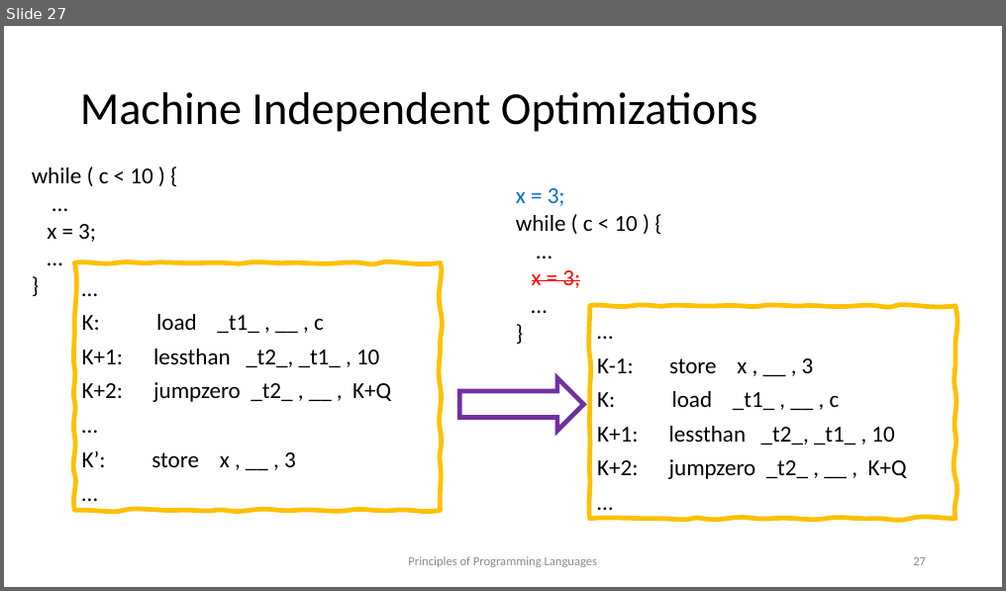
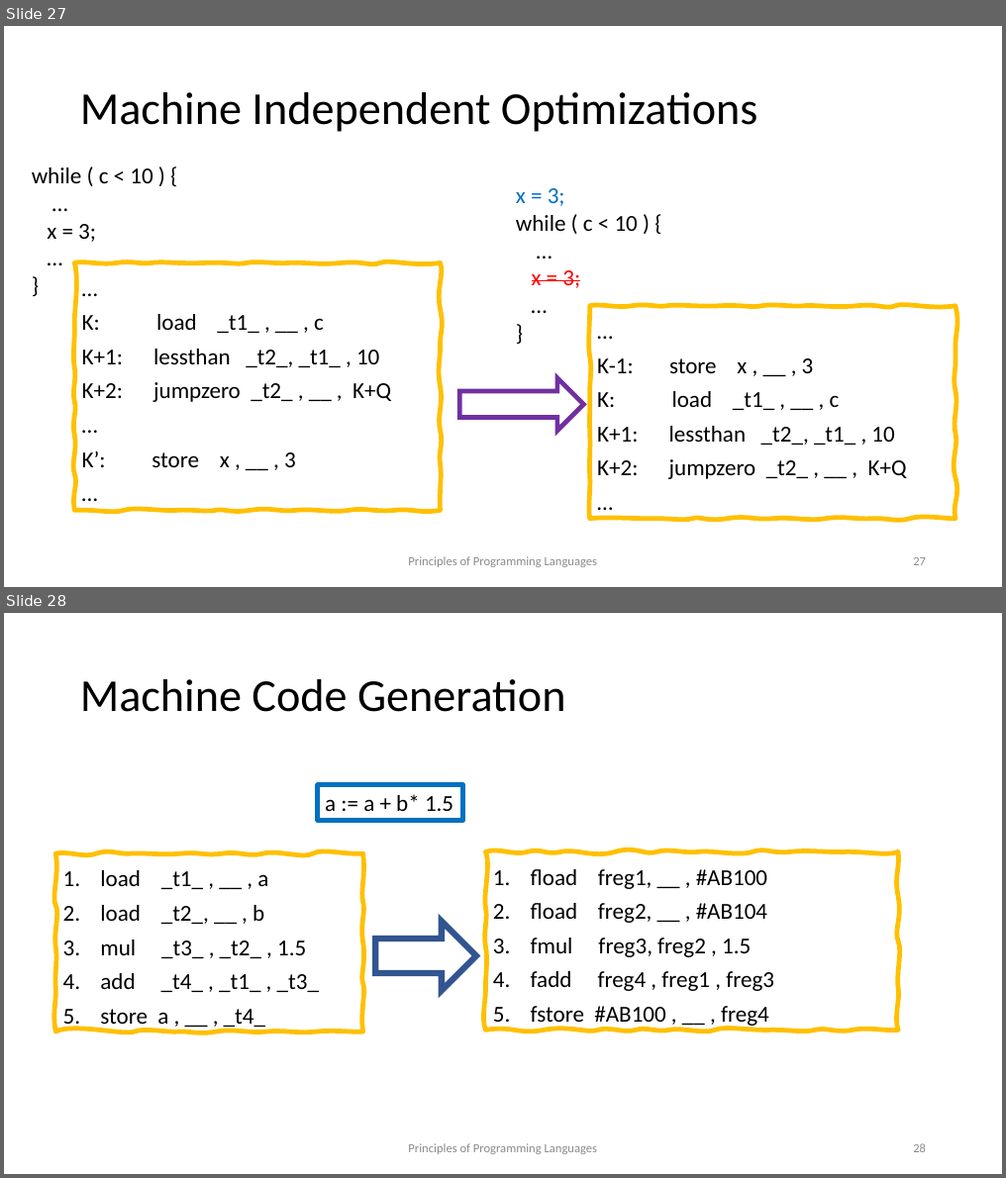
Before and after one commit to kongm/pl-design, a slide deck: introduction.pptx. Shown one above the other, each under a label of ours: slide 27 before the commit, slides 27 and 28 after it. The pictures are 1006x591 and 1006x1178 pixels, drawn with LibreOffice and Linux fonts; fonts in the diff are those of the drawing. Boxes give left, top, right and bottom in pixels: in the first picture for what was removed or moved away, otherwise in the second. Text is boxed around its words. In the diff, an @@ line names an element or a change of style, - is before the commit and + after.

```diff
--- a/introduction.pptx
+++ b/introduction.pptx
@@ slide 28 added at (4,613,1002,1174), background #FFFFFF @@
@@ title added at (80,679,566,712), 44 pt, text #000000 @@
+Machine Code Generation
@@ rectangle added at (318,785,463,820), outline #0070C0 4.5 pt, 22 pt, text #000000 @@
+a := a + b* 1.5
@@ freeform shape added at (55,854,363,1032), outline #FFC000 4.5 pt, 22 pt, text #000000 @@
+1. load _t1_ , __ , a
+2. load _t2_, __ , b
+3. mul _t3_ , _t2_ , 1.5
+4. add _t4_ , _t1_ , _t3_
+5. store a , __ , _t4_
@@ freeform shape added at (485,852,898,1030), outline #FFC000 4.5 pt, 22 pt, text #000000 @@
+1. fload freg1, __ , #AB100
+2. fload freg2, __ , #AB104
+3. fmul freg3, freg2 , 1.5
+4. fadd freg4 , freg1 , freg3
+5. fstore #AB100 , __ , freg4
@@ right arrow added at (375,922,476,991), outline #325491 6 pt @@
@@ text added at (408,1144,597,1155), 12 pt, text #8C8C8C @@
+Principles of Programming Languages
@@ page number added at (913,1144,926,1153), 12 pt, text #8C8C8C @@
+28
```
Also in this commit, not shown: 2 slides changed, 1 other slide added, 1 other file.
